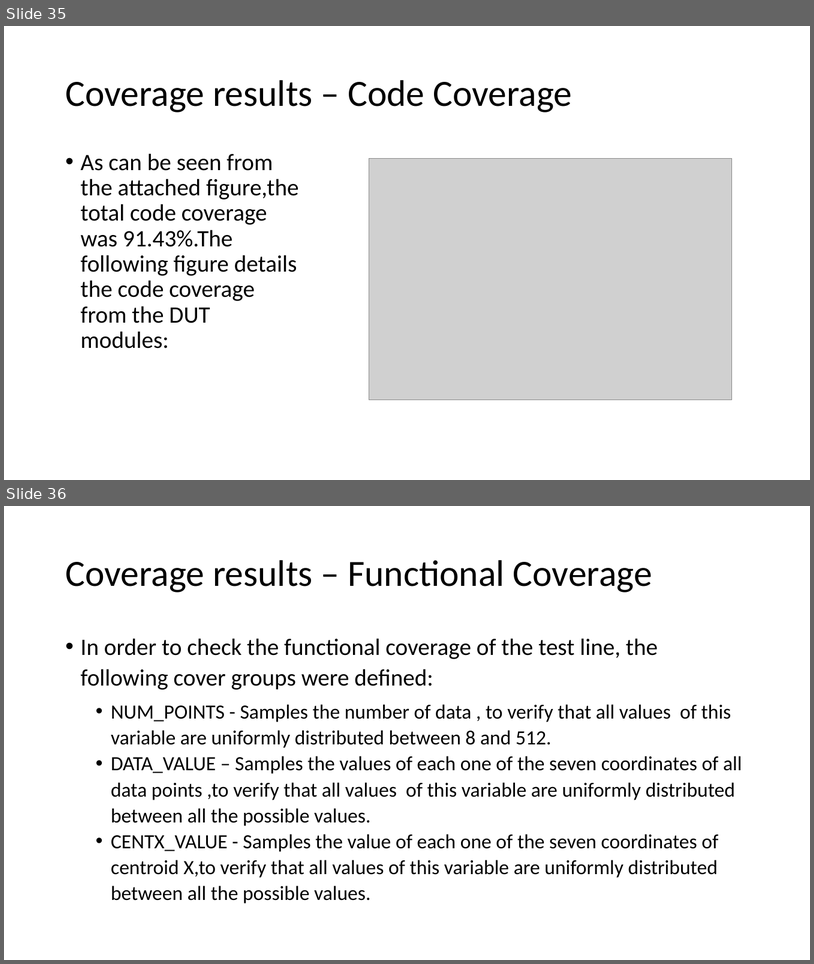
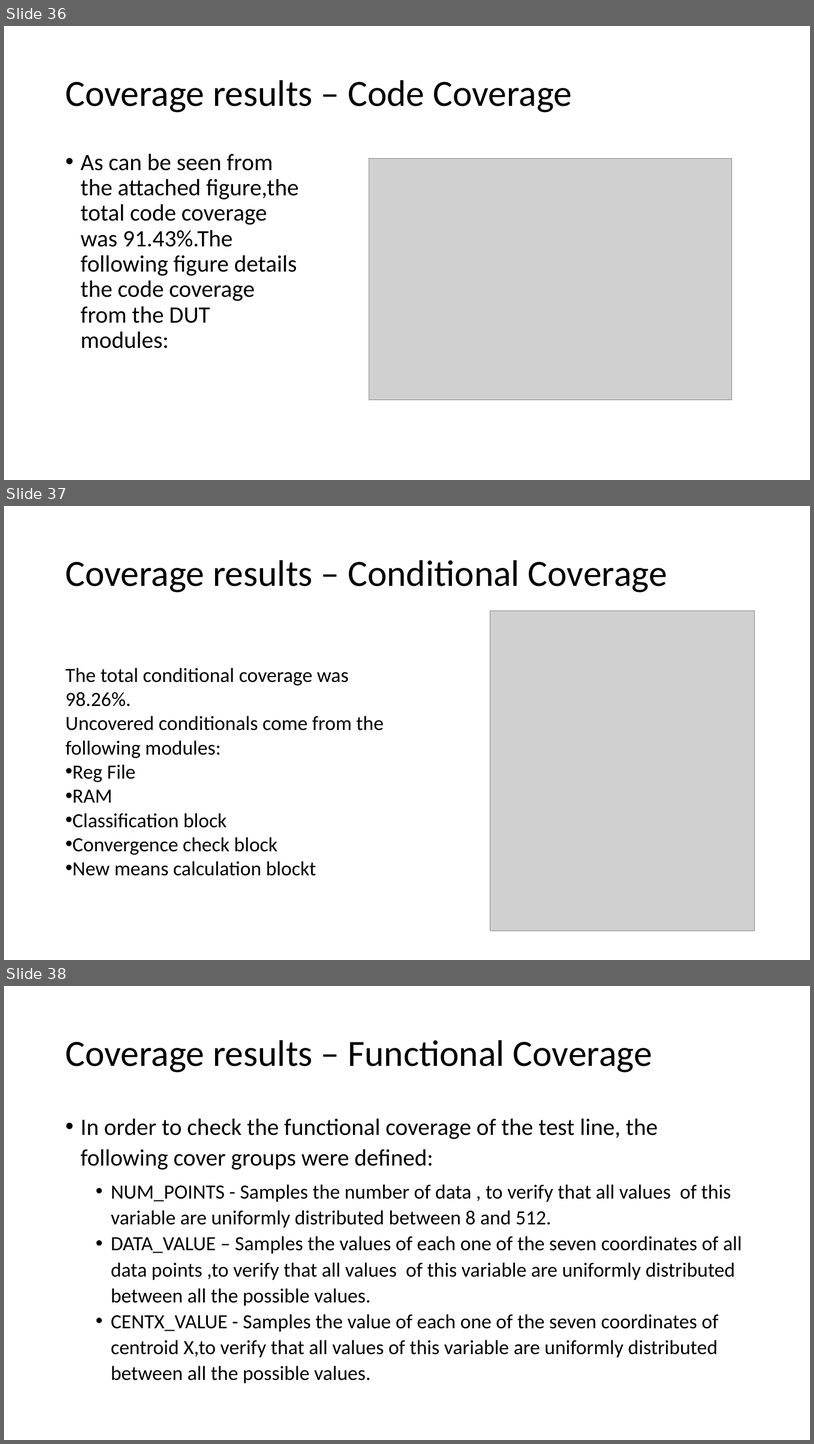
Before and after one commit to liotahuf/UVM_project, a slide deck: Final presentation 2.pptx. Shown one above the other, each under a label of ours: slides 35 and 36 before the commit, slides 36, 37 and 38 after it. The pictures are 814x964 and 814x1444 pixels, drawn with LibreOffice and Linux fonts; fonts in the diff are those of the drawing; grey boxes stand for pictures. Boxes give left, top, right and bottom in pixels: in the first picture for what was removed or moved away, otherwise in the second. Text is boxed around its words. In the diff, an @@ line names an element or a change of style, - is before the commit and + after.

```diff
--- a/Final presentation 2.pptx
+++ b/Final presentation 2.pptx
@@ slide 37 added at box(4, 506, 810, 960), background #FFFFFF @@
@@ title added at box(65, 560, 668, 592), 44 pt, text #000000 @@
+Coverage results – Conditional Coverage
@@ picture added at box(491, 610, 755, 930) @@
@@ text added at box(65, 667, 384, 876), 24 pt, text #000000 @@
+The total conditional coverage was 98.26%.
+Uncovered conditionals come from the following modules:
+• Reg File
+• RAM
+• Classification block
+• Convergence check block
+• New means calculation blockt
@@ what was slide 35 is now slide 36 @@
@@ what was slide 36 is now slide 38 @@
```
Also in this commit, not shown: 1 other slide added.
